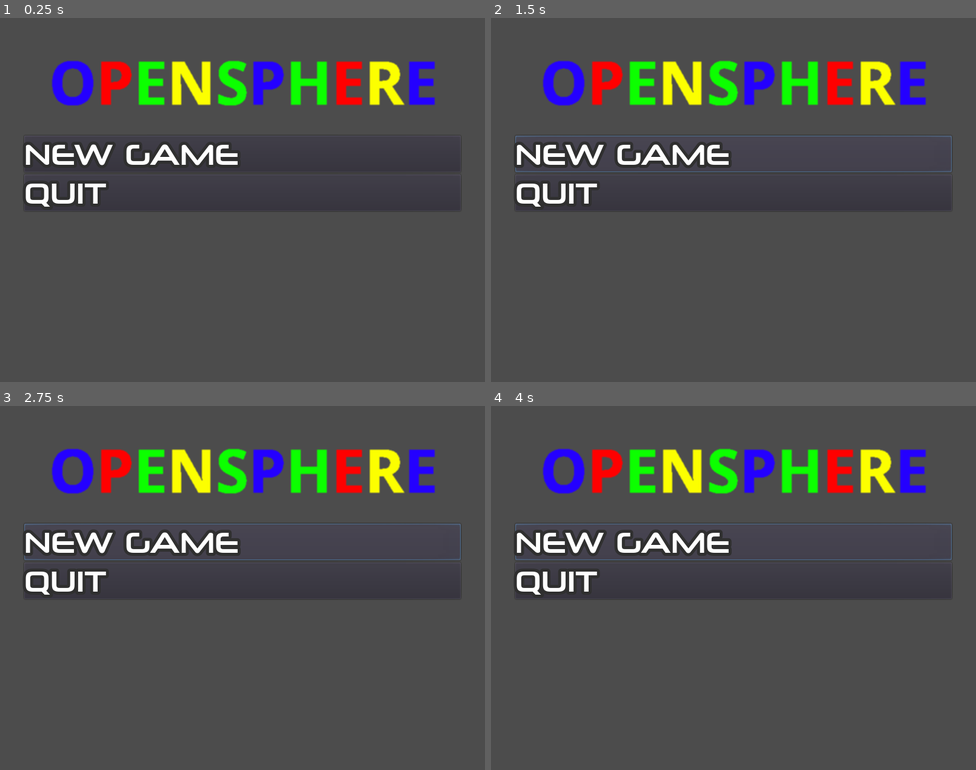
Above: before the commit, frames 1-4 (two rows, left to right).
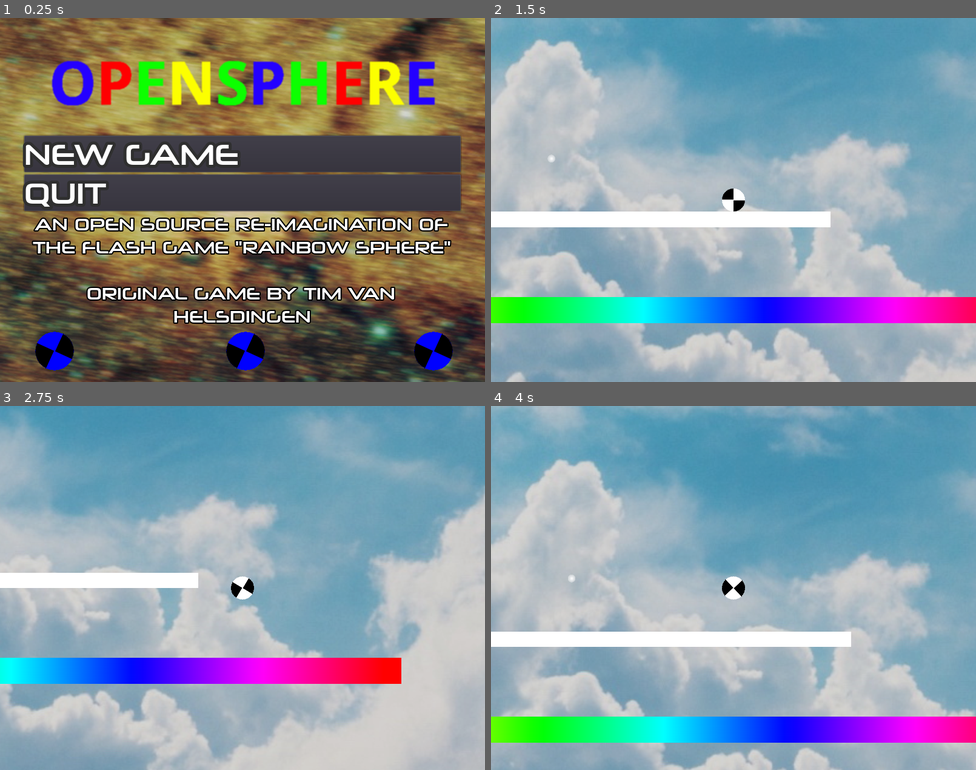
Above: after the commit, the same moments.

Repository: OpenSphereDevel/OpenSphere-Godot
Game: Godot game, scene res://levels/mainmenu/TitleScreen.tscn
Two runs of this game, one before a commit and one after it. Both use one fixed random seed, a clock stepped at 60 frames per second and the inputs below.
Inputs (mouse positions are in pixels of both pictures, inside the frame that each line leads up to):
- Up to frame 1 (0.25 s): no input
- Up to frame 2 (1.5 s): click "NEW GAME" at 0.5 s; click (733, 152) at 1.25 s, where only the run before the commit has a clickable "NEW GAME"
- Up to frame 3 (2.75 s): tap Enter at 2 s; hold Right (ball_move_right) from 2.03 s (still down); tap Up (ball_jump) at 2.27 s
- Up to frame 4 (4 s): tap Up (ball_jump) at 3.02 s; release Right (ball_move_right) at 3.53 s; hold Left (ball_move_left) from 3.53 s (still down)

The runs differ from the first frame. In frame 1, 72% of the frame differs, in the area x 0-100%, y 0-100%; in frame 2, 100%; in frame 3, 100%; in frame 4, 100%.

Commit message:
More minor cleanups
CHANGES:
--Added background and other visuals to menu
--Added proper music to menu
--Took out PlatformScript because it didn't do anything

Diff:
--- a/levels/mainmenu/TitleScreen.tscn
+++ b/levels/mainmenu/TitleScreen.tscn
@@ -1,12 +1,31 @@
-[gd_scene load_steps=4 format=2]
+[gd_scene load_steps=11 format=2]
 
-[ext_resource path="res://sprites/titlesprite.png" type="Texture" id=1]
-[ext_resource path="res://levels/mainmenu/NewGameButton.tscn" type="PackedScene" id=2]
-[ext_resource path="res://levels/mainmenu/QuitButton.tscn" type="PackedScene" id=3]
+[ext_resource path="res://levels/mainmenu/cosmos.jpg" type="Texture" id=1]
+[ext_resource path="res://sprites/titlesprite.png" type="Texture" id=2]
+[ext_resource path="res://levels/mainmenu/NewGameButton.tscn" type="PackedScene" id=3]
+[ext_resource path="res://levels/mainmenu/QuitButton.tscn" type="PackedScene" id=4]
+[ext_resource path="res://fonts/neuropolitical rg.ttf" type="DynamicFontData" id=5]
+[ext_resource path="res://sprites/ballsprite.png" type="Texture" id=6]
+[ext_resource path="res://sprites/ballrollsprite.png" type="Texture" id=7]
+[ext_resource path="res://scripts/FinishSpriteSpin.gd" type="Script" id=8]
+[ext_resource path="res://music/menu.ogg" type="AudioStream" id=9]
+
+[sub_resource type="DynamicFont" id=1]
+size = 28
+outline_size = 2
+outline_color = Color( 0, 0, 0, 1 )
+font_data = ExtResource( 5 )
 
 [node name="TitleScreen" type="Control"]
 anchor_right = 1.0
 anchor_bottom = 1.0
+
+[node name="Background" type="TextureRect" parent="."]
+margin_left = -104.186
+margin_top = -127.773
+margin_right = 936.814
+margin_bottom = 772.227
+texture = ExtResource( 1 )
 
 [node name="Menu" type="VBoxContainer" parent="."]
 margin_left = 40.0
@@ -17,8 +36,8 @@
 [node name="Logo" type="TextureRect" parent="Menu"]
 margin_right = 720.0
 margin_bottom = 150.0
-texture = ExtResource( 1 )
-stretch_mode = 4
+texture = ExtResource( 2 )
+stretch_mode = 6
 
 [node name="CenterRow" type="HBoxContainer" parent="Menu"]
 margin_top = 154.0
@@ -32,8 +51,61 @@
 size_flags_horizontal = 3
 size_flags_vertical = 3
 
-[node name="NewGameButton" parent="Menu/CenterRow/Buttons" instance=ExtResource( 2 )]
+[node name="NewGameButton" parent="Menu/CenterRow/Buttons" instance=ExtResource( 3 )]
 
-[node name="QuitButton" parent="Menu/CenterRow/Buttons" instance=ExtResource( 3 )]
+[node name="QuitButton" parent="Menu/CenterRow/Buttons" instance=ExtResource( 4 )]
 margin_top = 64.0
 margin_bottom = 124.0
+
+[node name="AuthorLabel" type="Label" parent="Menu/CenterRow/Buttons"]
+margin_top = 128.0
+margin_right = 720.0
+margin_bottom = 315.0
+custom_fonts/font = SubResource( 1 )
+text = "An open source re-imagination of the flash game \"Rainbow Sphere\"
+
+Original game by Tim van Helsdingen"
+align = 1
+autowrap = true
+uppercase = true
+
+[node name="BallSprite" type="Sprite" parent="Menu/CenterRow/Buttons"]
+modulate = Color( 0, 0, 1, 1 )
+position = Vector2( 365, 355 )
+texture = ExtResource( 6 )
+
+[node name="RotationSprite" type="Sprite" parent="Menu/CenterRow/Buttons/BallSprite"]
+texture = ExtResource( 7 )
+script = ExtResource( 8 )
+__meta__ = {
+"_edit_group_": true
+}
+
+[node name="BallSprite2" type="Sprite" parent="Menu/CenterRow/Buttons"]
+modulate = Color( 0, 0, 1, 1 )
+position = Vector2( 50, 355 )
+texture = ExtResource( 6 )
+
+[node name="RotationSprite" type="Sprite" parent="Menu/CenterRow/Buttons/BallSprite2"]
+texture = ExtResource( 7 )
+script = ExtResource( 8 )
+__meta__ = {
+"_edit_group_": true
+}
+
+[node name="BallSprite3" type="Sprite" parent="Menu/CenterRow/Buttons"]
+modulate = Color( 0, 0, 1, 1 )
+position = Vector2( 675, 355 )
+texture = ExtResource( 6 )
+
+[node name="RotationSprite" type="Sprite" parent="Menu/CenterRow/Buttons/BallSprite3"]
+texture = ExtResource( 7 )
+script = ExtResource( 8 )
+__meta__ = {
+"_edit_group_": true
+}
+
+[node name="AudioStreamPlayer" type="AudioStreamPlayer" parent="."]
+stream = ExtResource( 9 )
+autoplay = true
+mix_target = 2
--- a/levels/template/Platform.tscn
+++ b/levels/template/Platform.tscn
@@ -1,8 +1,7 @@
-[gd_scene load_steps=6 format=2]
+[gd_scene load_steps=5 format=2]
 
 [ext_resource path="res://sprites/wallsprite.png" type="Texture" id=1]
-[ext_resource path="res://scripts/PlatformScript.gd" type="Script" id=2]
-[ext_resource path="res://scripts/PlatformColorDetection.gd" type="Script" id=3]
+[ext_resource path="res://scripts/PlatformColorDetection.gd" type="Script" id=2]
 
 [sub_resource type="RectangleShape2D" id=1]
 extents = Vector2( 31.9813, 31.8759 )
@@ -16,7 +15,6 @@
 
 [node name="Sprite" type="Sprite" parent="."]
 texture = ExtResource( 1 )
-script = ExtResource( 2 )
 __meta__ = {
 "_edit_group_": true
 }
--- a/scripts/ColorChangerScript.gd
+++ b/scripts/ColorChangerScript.gd
@@ -7,8 +7,8 @@
 var yellow = Color(1,1,0,1)
 
 #sets sprite texture color to be certain color on launch
-func _ready():
-	get_node("ColorChangerSprite").set_self_modulate(red)
+func change_color(color):
+	get_node("ColorChangerSprite").set_self_modulate(color)
 
 #if the player touches this, then change player color to its color
 func _on_ColorChanger_body_entered(body):
--- a/scripts/FinishSpriteSpin.gd
+++ b/scripts/FinishSpriteSpin.gd
@@ -8,4 +8,4 @@
 	var rotation_dir = 0
 	velocity = Vector2()
 	rotation_dir += 1
-	rotation += rotation_dir * 10 * delta
+	rotation += rotation_dir * 8 * delta
Binary file added: levels/mainmenu/cosmos.jpg
Not shown, added: levels/mainmenu/cosmos.jpg.import
Not shown: 1 places in levels/template/Platform.tscn that only renumber resources
Not shown, added: music/menu.ogg
